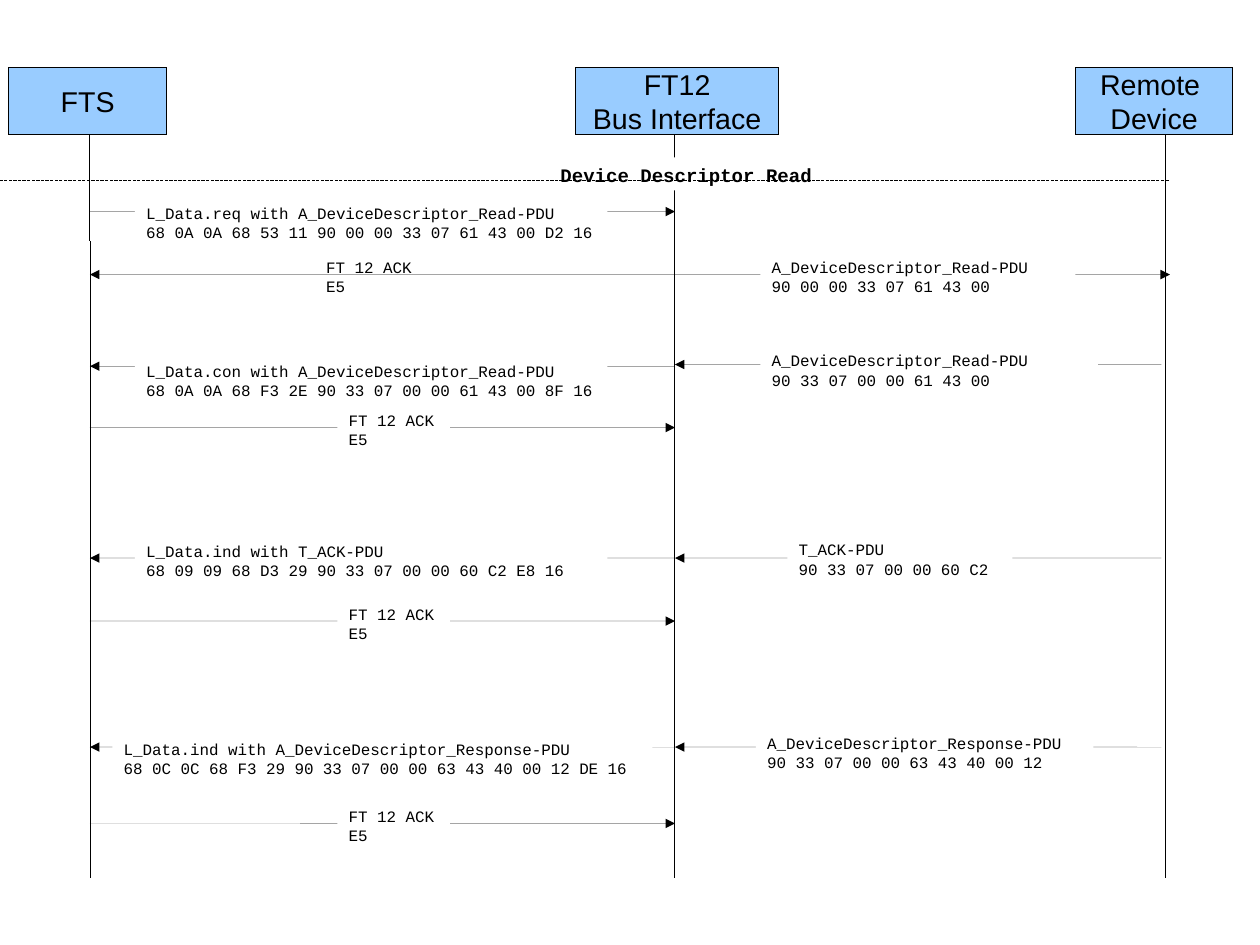
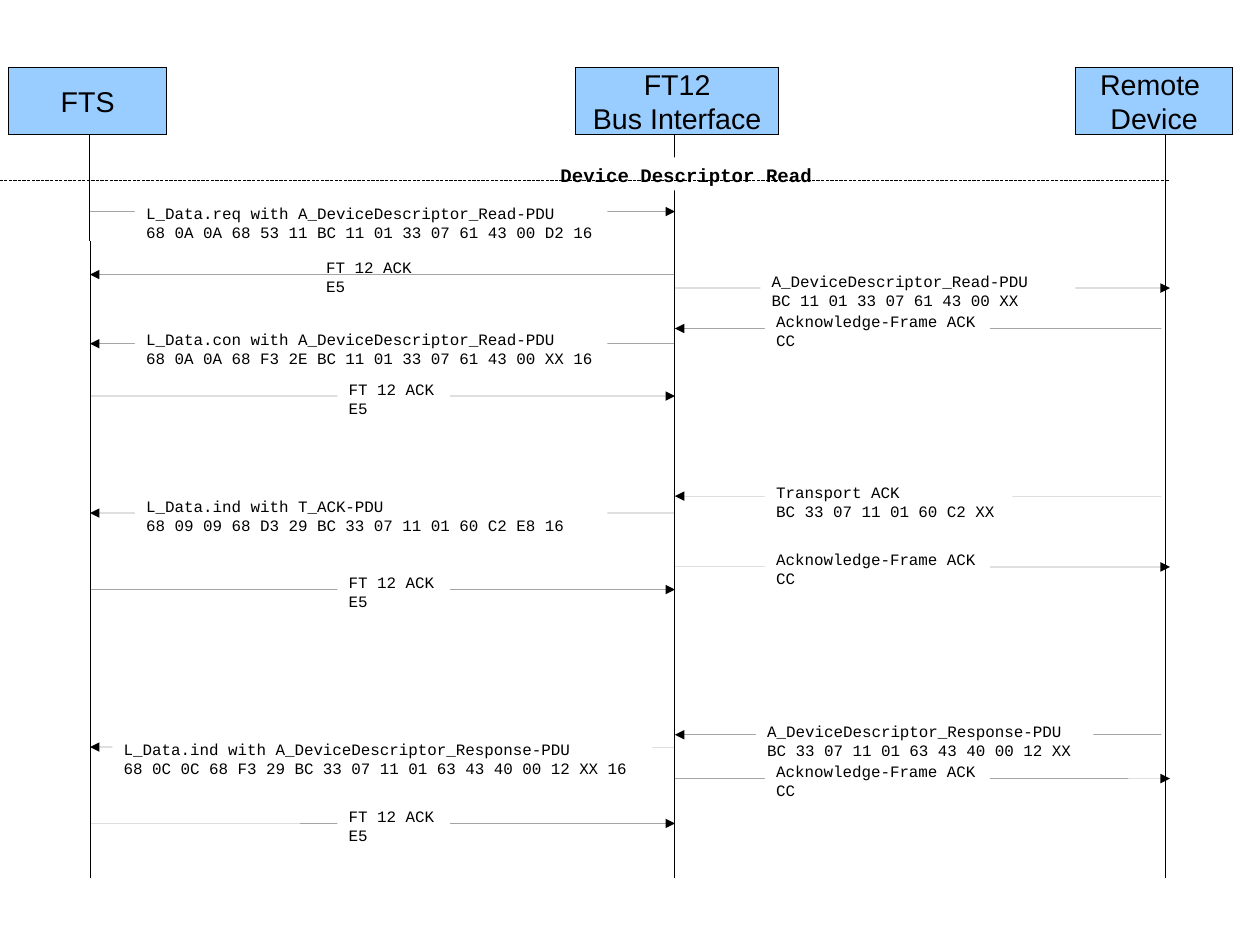
Before and after one commit to Paolo-Maffei/freebus-fts, a slide deck: slide 2 of freebus-fts-knxcomm/doc/Example Bus Komunikation.odp. Drawn at 1260x945 pixels with LibreOffice and Linux fonts; fonts in the diff are those of the drawing. Boxes give left, top, right and bottom in pixels: in the first picture for what was removed or moved away, otherwise in the second. Text is boxed around its words. In the diff, an @@ line names an element or a change of style, - is before the commit and + after.

```diff
--- a/freebus-fts-knxcomm/doc/Example Bus Komunikation.odp
+++ b/freebus-fts-knxcomm/doc/Example Bus Komunikation.odp
@@ text at <box>146,227,592,238</box>: text changed @@
-68 0A 0A 68 53 11 90 00 00 33 07 61 43 00 D2 16
+68 0A 0A 68 53 11 BC 11 01 33 07 61 43 00 D2 16
@@ text "A_DeviceDescriptor_Read-PDU": place and size @@
-text "A_DeviceDescriptor_Read-PDU" at <box>772,261,1028,292</box>
+text "A_DeviceDescriptor_Read-PDU" at <box>772,275,1028,306</box>
@@ arrow moved from (676, 274) - (1171, 274) to (676, 288) - (1171, 288) @@
@@ text at <box>772,295,1018,306</box>: text changed @@
-90 00 00 33 07 61 43 00
+BC 11 01 33 07 61 43 00 XX
@@ arrow moved from (676, 365) - (1162, 365) to (676, 328) - (1162, 328) @@
@@ text added at <box>776,315,976,346</box>, 10 pt, text #000000 @@
+Acknowledge-Frame ACK
+CC
@@ arrow moved from (90, 366) - (676, 366) to (90, 344) - (676, 344) @@
@@ text at <box>146,353,592,364</box>: text changed @@
-68 0A 0A 68 F3 2E 90 33 07 00 00 61 43 00 8F 16
+68 0A 0A 68 F3 2E BC 11 01 33 07 61 43 00 XX 16
@@ text removed at <box>772,355,1028,386</box> @@
-A_DeviceDescriptor_Read-PDU
-90 33 07 00 00 61 43 00
@@ 3 texts, 2 arrows: place and size @@
-3 texts, 2 arrows at <box>90,365,676,639</box>
+3 texts, 2 arrows at <box>90,333,676,607</box>
@@ text "L_Data.ind with T_ACK-PDU": place and size @@
-text "L_Data.ind with T_ACK-PDU" at <box>146,545,564,576</box>
+text "L_Data.ind with T_ACK-PDU" at <box>146,500,564,531</box>
@@ arrow added from (1162, 496) to (676, 496), #000000 0 pt @@
@@ text at <box>776,487,994,517</box>: text changed @@
-T_ACK-PDU
-90 33 07 00 00 60 C2
+Transport ACK
+BC 33 07 11 01 60 C2 XX
@@ arrow moved from (90, 558) - (676, 558) to (90, 513) - (676, 513) @@
@@ text at <box>146,520,564,531</box>: text changed @@
-68 09 09 68 D3 29 90 33 07 00 00 60 C2 E8 16
+68 09 09 68 D3 29 BC 33 07 11 01 60 C2 E8 16
@@ arrow moved from (676, 558) - (1162, 558) to (676, 567) - (1171, 567) @@
@@ arrow (676, 567) - (1171, 567): arrowheads changed @@
@@ text added at <box>776,554,976,584</box>, 10 pt, text #000000 @@
+Acknowledge-Frame ACK
+CC
@@ text "A_DeviceDescriptor_Response-PDU": place and size @@
-text "A_DeviceDescriptor_Response-PDU" at <box>767,737,1061,768</box>
+text "A_DeviceDescriptor_Response-PDU" at <box>767,725,1071,756</box>
@@ arrow moved from (676, 748) - (1162, 748) to (676, 735) - (1162, 735) @@
@@ text at <box>767,745,1071,756</box>: text changed @@
-90 33 07 00 00 63 43 40 00 12
+BC 33 07 11 01 63 43 40 00 12 XX
@@ text at <box>124,763,627,774</box>: text changed @@
-68 0C 0C 68 F3 29 90 33 07 00 00 63 43 40 00 12 DE 16
+68 0C 0C 68 F3 29 BC 33 07 11 01 63 43 40 00 12 XX 16
@@ arrow added from (676, 779) to (1171, 779), #000000 0 pt @@
@@ text added at <box>776,765,976,796</box>, 10 pt, text #000000 @@
+Acknowledge-Frame ACK
+CC
```
Also in this commit, not shown: 2 other slides changed.
